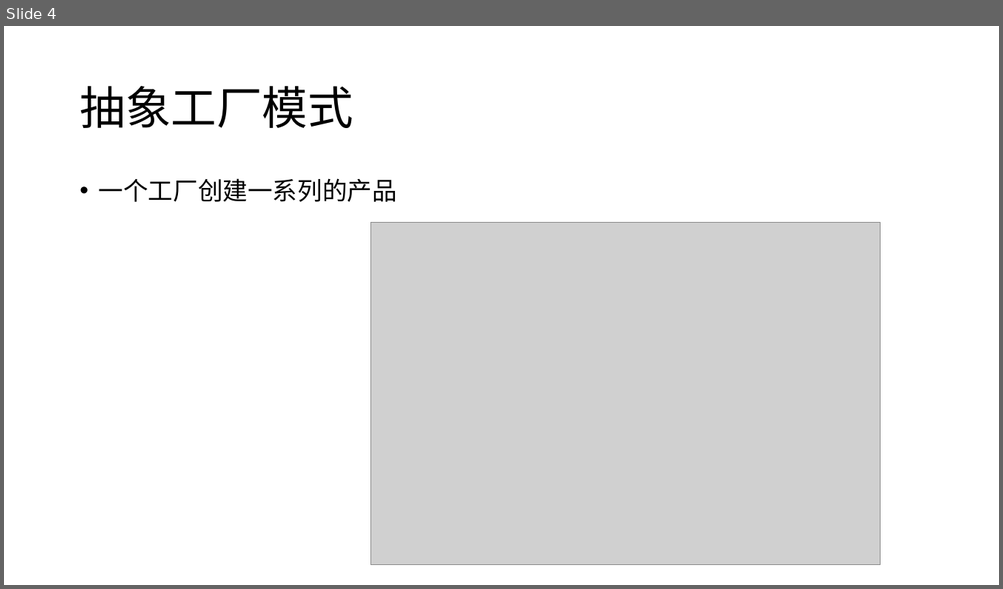
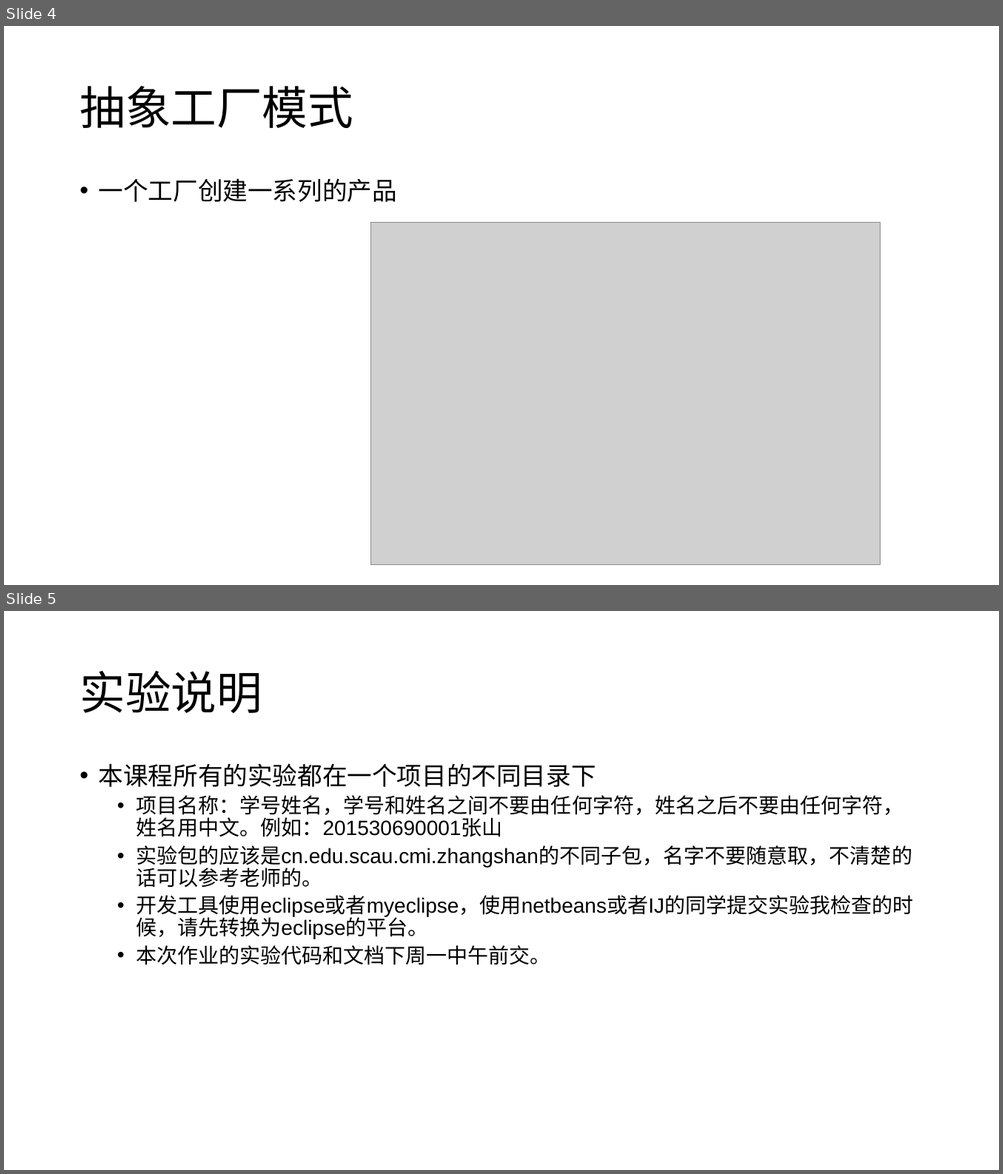
Before and after one commit to liangshanhero/sa, a slide deck: sa/文档/2018 软件体系结构（5）：工厂模式.pptx. Shown one above the other, each under a label of ours: slide 4 before the commit, slides 4 and 5 after it. The pictures are 1003x589 and 1003x1174 pixels, drawn with LibreOffice and Linux fonts; fonts in the diff are those of the drawing; grey boxes stand for pictures. Boxes give left, top, right and bottom in pixels: in the first picture for what was removed or moved away, otherwise in the second. Text is boxed around its words. In the diff, an @@ line names an element or a change of style, - is before the commit and + after.

```diff
--- a/sa/文档/2018 软件体系结构（5）：工厂模式.pptx
+++ b/sa/文档/2018 软件体系结构（5）：工厂模式.pptx
@@ slide 5 added at box(4, 611, 999, 1170), background #FFFFFF @@
@@ title added at box(79, 671, 262, 713), 44 pt, text #000000 @@
+实验说明
@@ text added at box(99, 763, 913, 965), 20 pt, text #000000 @@
+• 本课程所有的实验都在一个项目的不同目录下
+  • 项目名称：学号姓名，学号和姓名之间不要由任何字符，姓名之后不要由任何字符，姓名用中文。例如：201530690001张山
+  • 实验包的应该是cn.edu.scau.cmi.zhangshan的不同子包，名字不要随意取，不清楚的话可以参考老师的。
+  • 开发工具使用eclipse或者myeclipse，使用netbeans或者IJ的同学提交实验我检查的时候，请先转换为eclipse的平台。
+  • 本次作业的实验代码和文档下周一中午前交。
```
Also in this commit, not shown: 1 other file.
